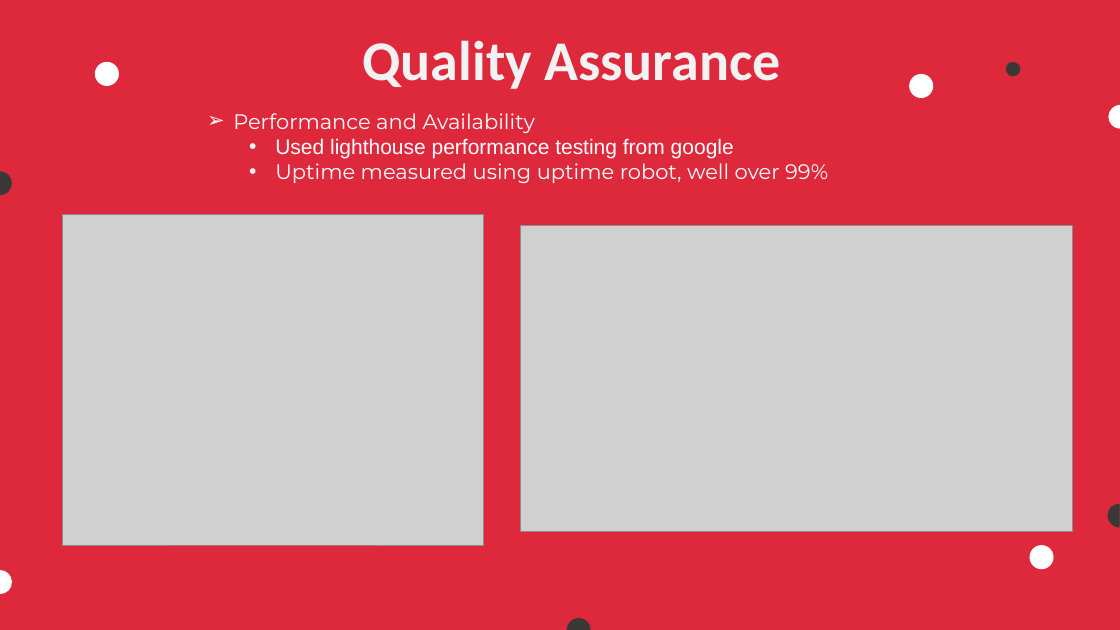
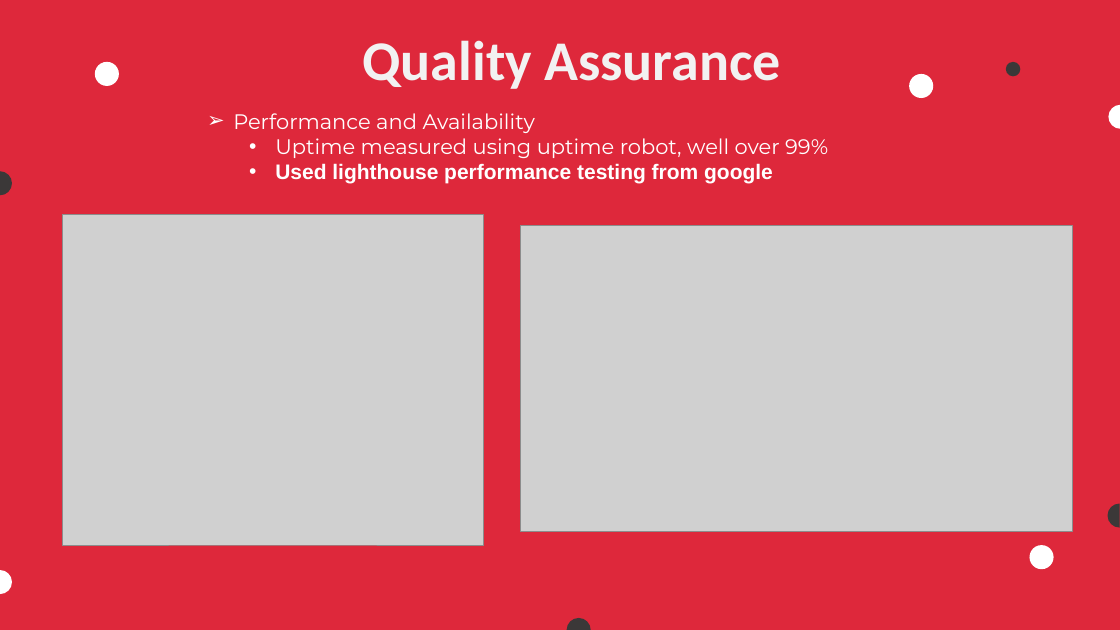
Before and after one commit to COS301-SE-2023/Pronto, a slide deck: slide 7 of Documentation/Demo 4 documents/Demo 4 Slideshow.pptx (slide 8 before the commit). Drawn at 1120x630 pixels with LibreOffice and Linux fonts; fonts in the diff are those of the drawing; grey boxes stand for pictures; background and template pictures are left out. Boxes give left, top, right and bottom in pixels: in the first picture for what was removed or moved away, otherwise in the second. Text is boxed around its words. In the diff, an @@ line names an element or a change of style, - is before the commit and + after.

```diff
--- a/Documentation/Demo 4 documents/Demo 4 Slideshow.pptx
+++ b/Documentation/Demo 4 documents/Demo 4 Slideshow.pptx
@@ text at bbox=[275, 138, 828, 158]: paragraph added @@
+  • Uptime measured using uptime robot, well over 99%
@@ text at bbox=[275, 158, 828, 183]: paragraph removed @@
-  • Uptime measured using uptime robot, well over 99%
@@ text at bbox=[275, 163, 773, 183]: bold on in "Used lighthouse performance testing from google" @@
```
Also in this commit, not shown: 5 other slides changed, 2 slides removed.
